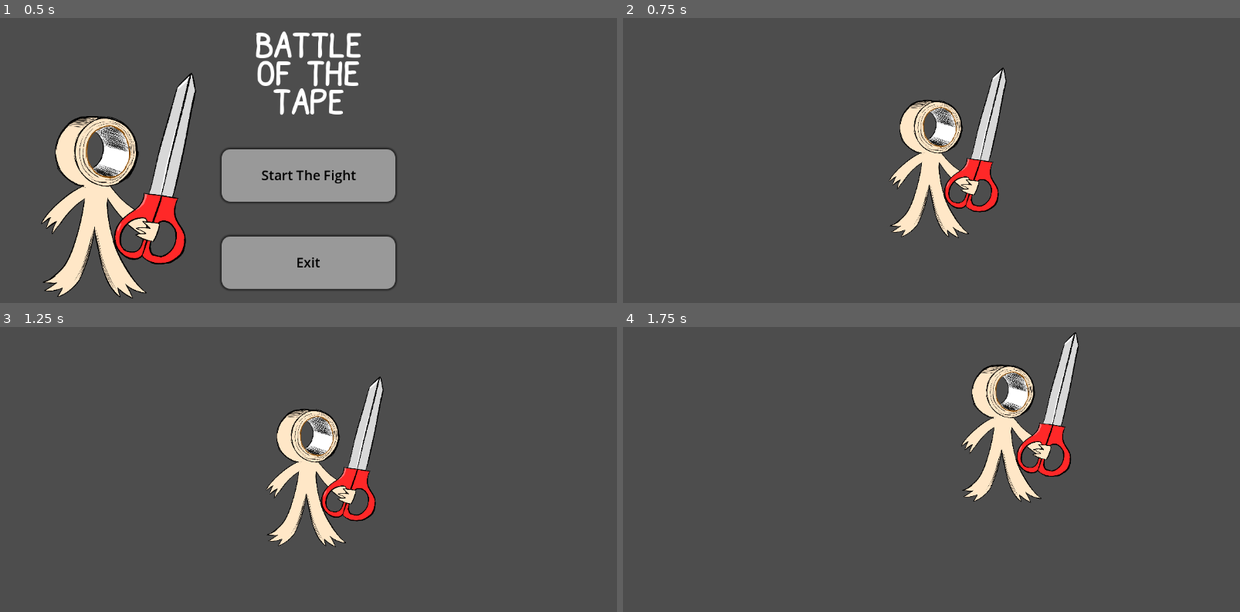
Above: before the commit, frames 1-4 (two rows, left to right).
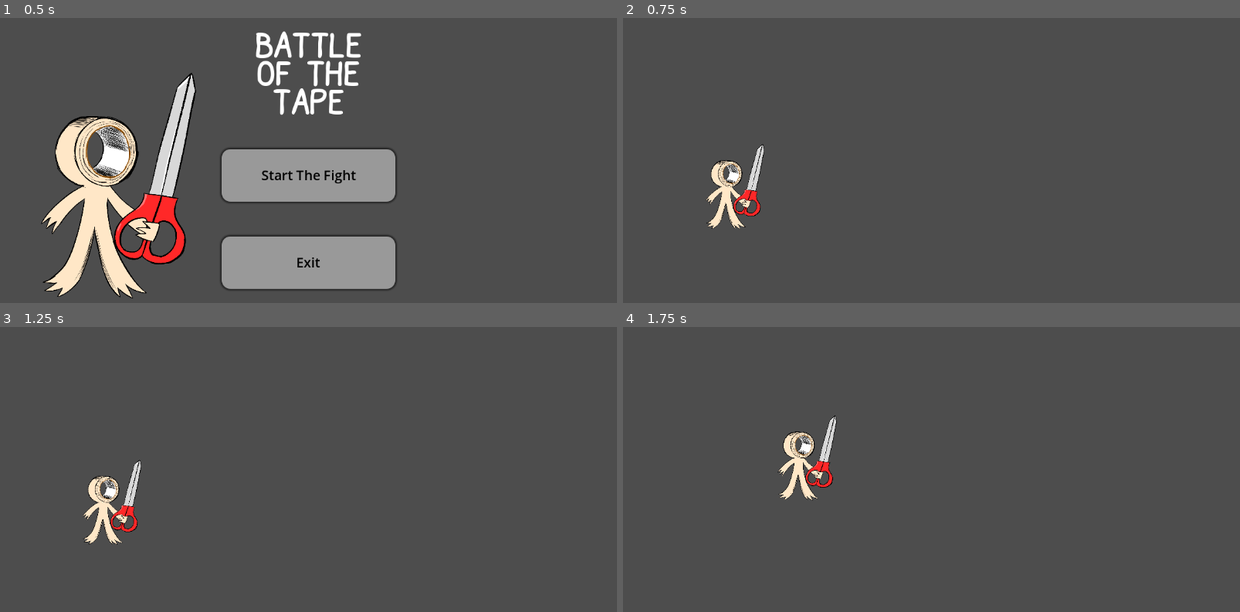
Above: after the commit, the same moments.

Repository: randompr0person/MaskingTape-GGJ26
Game: Godot game, scene res://Scenes/main_menu.tscn
Two runs of this game, one before a commit and one after it. Both use one fixed random seed, a clock stepped at 60 frames per second and the inputs below.
Inputs:
- Up to frame 1 (0.5 s): no input
- Up to frame 2 (0.75 s): click "Start The Fight" at 0.5 s
- Up to frame 3 (1.25 s): no input
- Up to frame 4 (1.75 s): tap Enter (ui_accept) at 1.25, 1.52 s; hold Right (ui_right) from 1.28 s (still down)

Frame 1 is identical in both runs. In frame 2, 6.0% of the frame differs, in the area x 13-63%, y 17-78%; in frame 3, 6.1%; in frame 4, 6.1%, in the area x 25-74%, y 1-62%.

Commit message:
Scissor now boots you to the menu

Diff:
--- a/Scenes/game.tscn
+++ b/Scenes/game.tscn
@@ -10,6 +10,8 @@
 position = Vector2(0, -134)
 
 [node name="Player" parent="." instance=ExtResource("1_ebmjs")]
+position = Vector2(-382, -25)
+scale = Vector2(0.5, 0.5)
 
 [node name="StaticBody2D" type="StaticBody2D" parent="."]
 
--- /dev/null
+++ b/Scenes/kill_zone.gd
@@ -0,0 +1,7 @@
+extends Area2D
+
+
+func _on_body_entered(body: Node2D) -> void:
+	if body is CharacterBody2D:
+		get_tree().change_scene_to_file("res://Scenes/main_menu.tscn")
+	pass # Replace with function body.
--- a/Scenes/player.tscn
+++ b/Scenes/player.tscn
@@ -1,8 +1,9 @@
-[gd_scene load_steps=6 format=3 uid="uid://cyv8o2vpwimvj"]
+[gd_scene load_steps=7 format=3 uid="uid://cyv8o2vpwimvj"]
 
 [ext_resource type="Script" uid="uid://cvumhtki4dmok" path="res://Scripts/player.gd" id="1_6t5aa"]
 [ext_resource type="Texture2D" uid="uid://cuywrwwx72qnw" path="res://Assets/Sprites/masking tape man idle.png" id="1_cvnsp"]
 [ext_resource type="Texture2D" uid="uid://bve7ps2wsbuvj" path="res://Assets/Sprites/masked tape man.png" id="1_v0iea"]
+[ext_resource type="Script" uid="uid://dsd7cmkikuuph" path="res://Scenes/kill_zone.gd" id="4_vgqql"]
 
 [sub_resource type="SpriteFrames" id="SpriteFrames_cvnsp"]
 animations = [{
@@ -33,3 +34,16 @@
 position = Vector2(-0.353668, -125.354)
 scale = Vector2(8.36766, 8.36766)
 shape = SubResource("CapsuleShape2D_6t5aa")
+
+[node name="Kill Zone" type="Area2D" parent="."]
+position = Vector2(104, -188)
+rotation = 0.240855
+scale = Vector2(8.36766, 8.36766)
+script = ExtResource("4_vgqql")
+
+[node name="CollisionShape2D2" type="CollisionShape2D" parent="Kill Zone"]
+position = Vector2(2.28243, -5.2369)
+scale = Vector2(0.7, 0.7)
+shape = SubResource("CapsuleShape2D_6t5aa")
+
+[connection signal="body_entered" from="Kill Zone" to="Kill Zone" method="_on_body_entered"]
Not shown, added: Scenes/kill_zone.gd.uid
